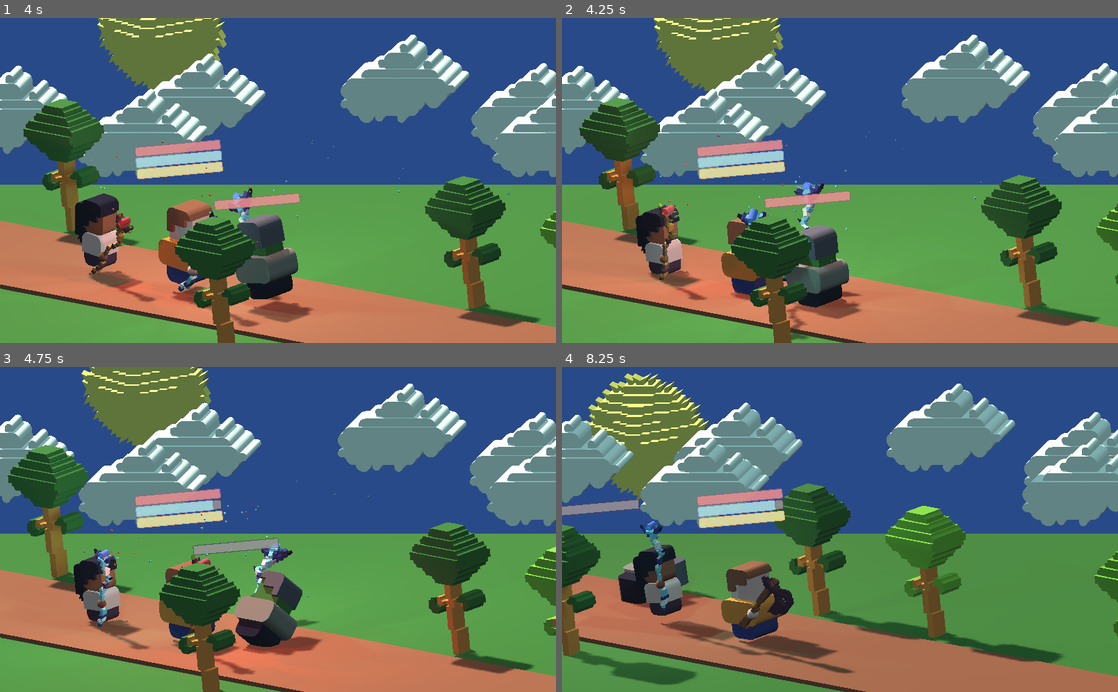
Above: before the commit, frames 1-4 (two rows, left to right).
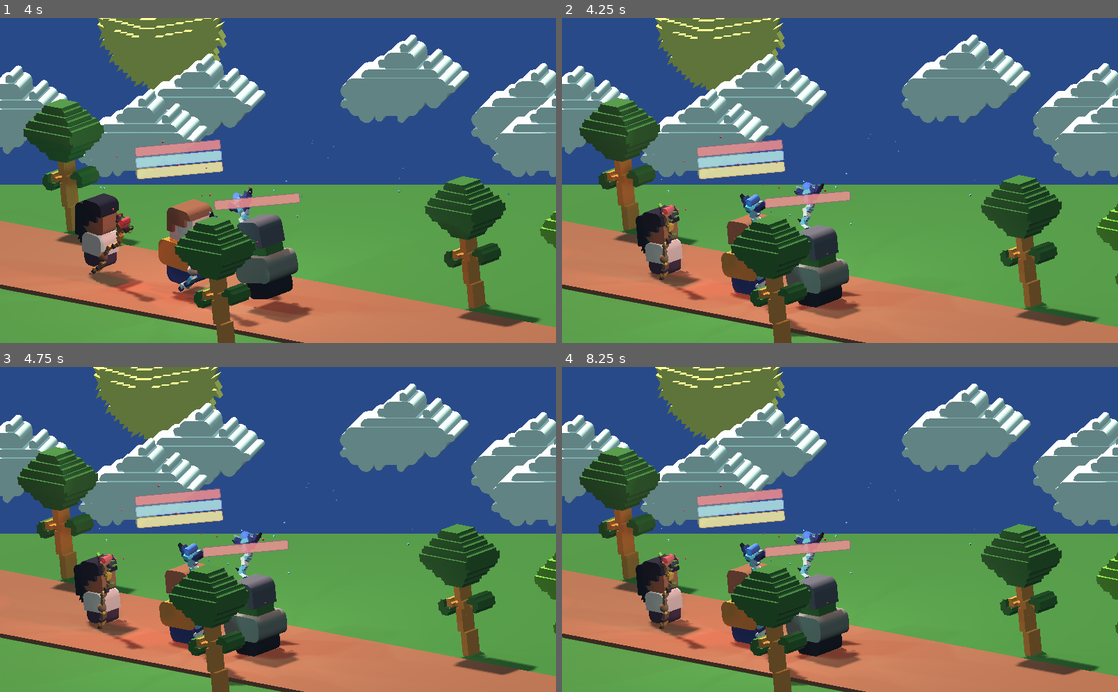
Above: after the commit, the same moments.

Repository: matt-cles/item-assistant
Game: Godot game, scene res://scenes/Main.tscn
Two runs of this game, one before a commit and one after it. Both use one fixed random seed, a clock stepped at 60 frames per second and the inputs below.
Inputs:
- Up to frame 1 (4 s): tap Enter (ui_accept) at 0.5, 0.77, 1.52, 3.02, 3.77 s; hold Right (ui_right) 0.53-1.28 s; hold Left (ui_left) 1.28-2.03 s; hold Right (ui_right) 2.03-3.53 s; hold Left (ui_left) from 3.53 s (still down)
- Up to frame 2 (4.25 s): keep holding Left (ui_left); tap Escape (ui_cancel) at 4.15 s
- Up to frame 3 (4.75 s): keep holding Left (ui_left); tap Enter (ui_accept) at 4.52 s
- Up to frame 4 (8.25 s): release Left (ui_left) at 5.78 s; hold Right (ui_right) 5.78-8.03 s; tap Enter (ui_accept) at 6.02, 6.77, 7.52 s; hold Left (ui_left) from 8.03 s (still down)

Frame 1 is identical in both runs. In frame 2, 1.4% of the frame differs, in the area x 0-100%, y 0-100%; in frame 3, 16%; in frame 4, 45%.

Commit message:
add pause to game

Diff:
--- /dev/null
+++ b/scenes/GameMusic.gd
@@ -0,0 +1,9 @@
+extends AudioStreamPlayer
+
+onready var events = get_tree().get_nodes_in_group('events')[0]
+
+func _ready():
+	var _connected = events.connect("set_music_volume", self, "set_music_volume")
+
+func set_music_volume(new_volume):
+	volume_db = clamp(new_volume, -80, 0)
--- /dev/null
+++ b/scenes/Main.gd
@@ -0,0 +1,5 @@
+extends Spatial
+
+func _ready():
+	# Show main menu
+	$Menu.visible = true
--- a/scenes/Main.tscn
+++ b/scenes/Main.tscn
@@ -14,7 +14,10 @@
 [ext_resource path="res://scenes/Player.tscn" type="PackedScene" id=12]
 [ext_resource path="res://scripts/Events.gd" type="Script" id=13]
 [ext_resource path="res://assets/sound/music/game-music-loop.mp3" type="AudioStream" id=14]
+[ext_resource path="res://scenes/Main.gd" type="Script" id=15]
+[ext_resource path="res://scenes/GameMusic.gd" type="Script" id=16]
 [ext_resource path="res://color_scheme/blue.tres" type="Material" id=17]
+[ext_resource path="res://scenes/Menu.gd" type="Script" id=18]
 [ext_resource path="res://scripts/Camera.gd" type="Script" id=19]
 [ext_resource path="res://scenes/Enemy.tscn" type="PackedScene" id=21]
 [ext_resource path="res://scripts/Settings.gd" type="Script" id=22]
@@ -28,6 +31,17 @@
 [sub_resource type="CubeMesh" id=3]
 
 [node name="Main" type="Spatial"]
+pause_mode = 1
+script = ExtResource( 15 )
+
+[node name="Menu" type="Control" parent="."]
+pause_mode = 2
+margin_right = 40.0
+margin_bottom = 40.0
+script = ExtResource( 18 )
+__meta__ = {
+"_edit_use_anchors_": false
+}
 
 [node name="Settings" type="Spatial" parent="." groups=[
 "settings",
@@ -42,8 +56,9 @@
 
 [node name="GameMusic" type="AudioStreamPlayer" parent="."]
 stream = ExtResource( 14 )
-volume_db = -11.052
+volume_db = -23.673
 autoplay = true
+script = ExtResource( 16 )
 
 [node name="Camera" type="Camera" parent="."]
 transform = Transform( 0.953775, -1.77999e-07, 0.300522, -0.0874678, 0.956707, 0.277599, -0.287512, -0.291053, 0.912483, 3.10053, 3.64854, 8.47949 )
--- /dev/null
+++ b/scenes/Menu.gd
@@ -0,0 +1,11 @@
+extends Control
+
+
+# Called when the node enters the scene tree for the first time.
+func _ready():
+	pass # Replace with function body.
+
+
+func _process(delta):
+	if Input.is_action_just_pressed("ui_cancel"):
+		get_tree().paused = not get_tree().paused
Not shown: 1 places in scenes/Main.tscn that only renumber resources
